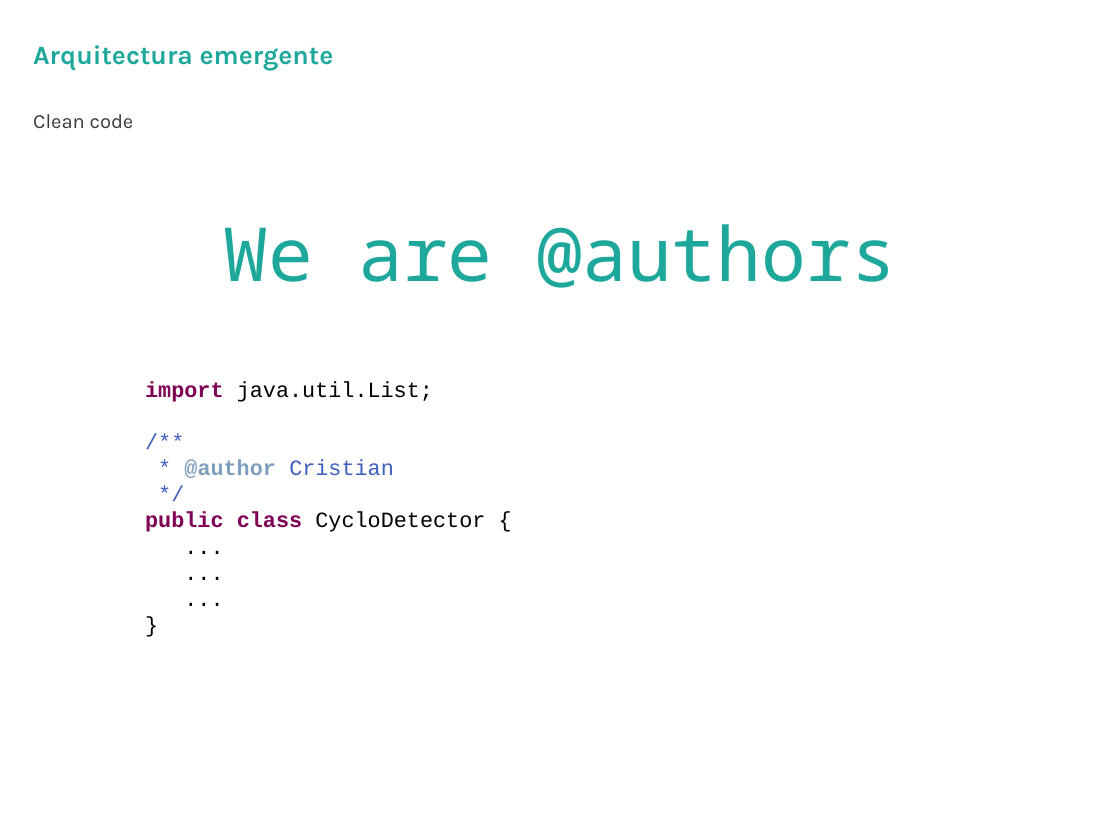
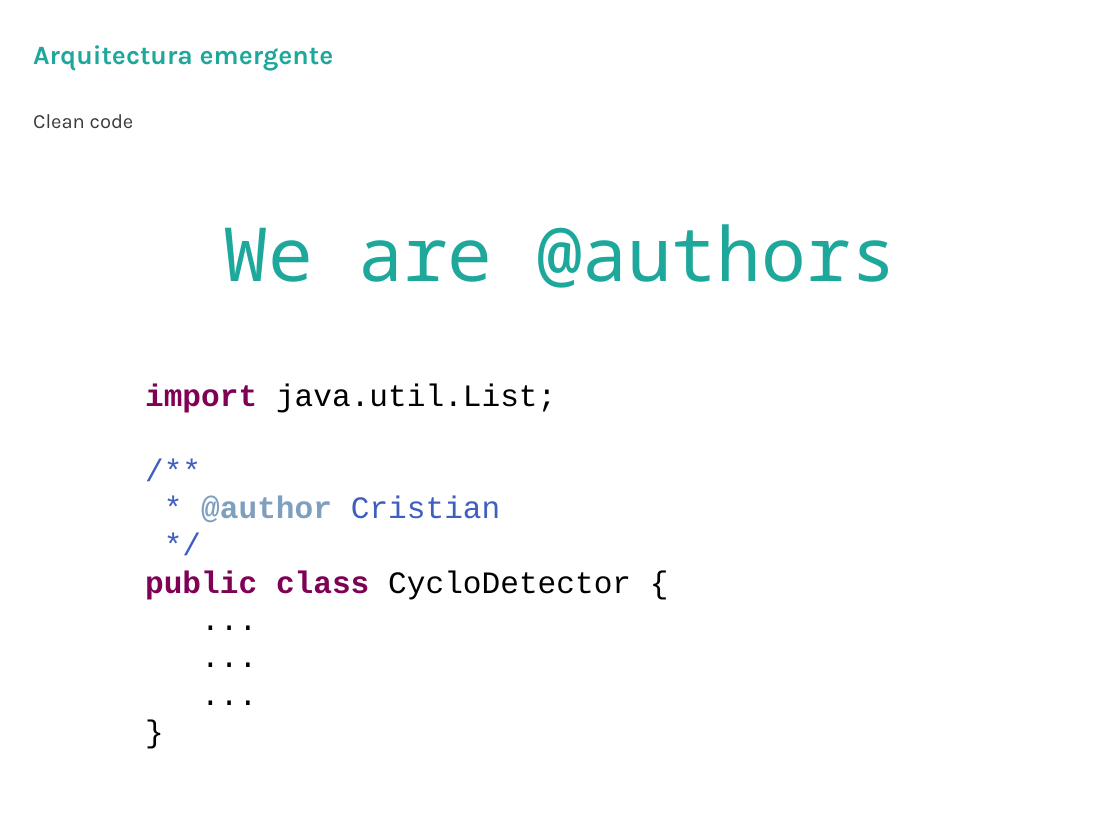
Before and after one commit to hexacta/HexactaLabs-Java, a slide deck: slide 6 of documentacion/HexactaLabs-CleanCode_v1.1.pptx. Drawn at 1120x840 pixels with LibreOffice and Linux fonts; fonts in the diff are those of the drawing; background and template pictures are left out. Boxes give left, top, right and bottom in pixels: in the first picture for what was removed or moved away, otherwise in the second. Text is boxed around its words. In the diff, an @@ line names an element or a change of style, - is before the commit and + after.

```diff
--- a/documentacion/HexactaLabs-CleanCode_v1.1.pptx
+++ b/documentacion/HexactaLabs-CleanCode_v1.1.pptx
@@ text at box(145, 384, 631, 600): size 14 to 20 pt in "import java.util.List;", "/**", "* @author Cristian", "*/" and 5 more places @@
```
Also in this commit, not shown: 25 other slides changed.
